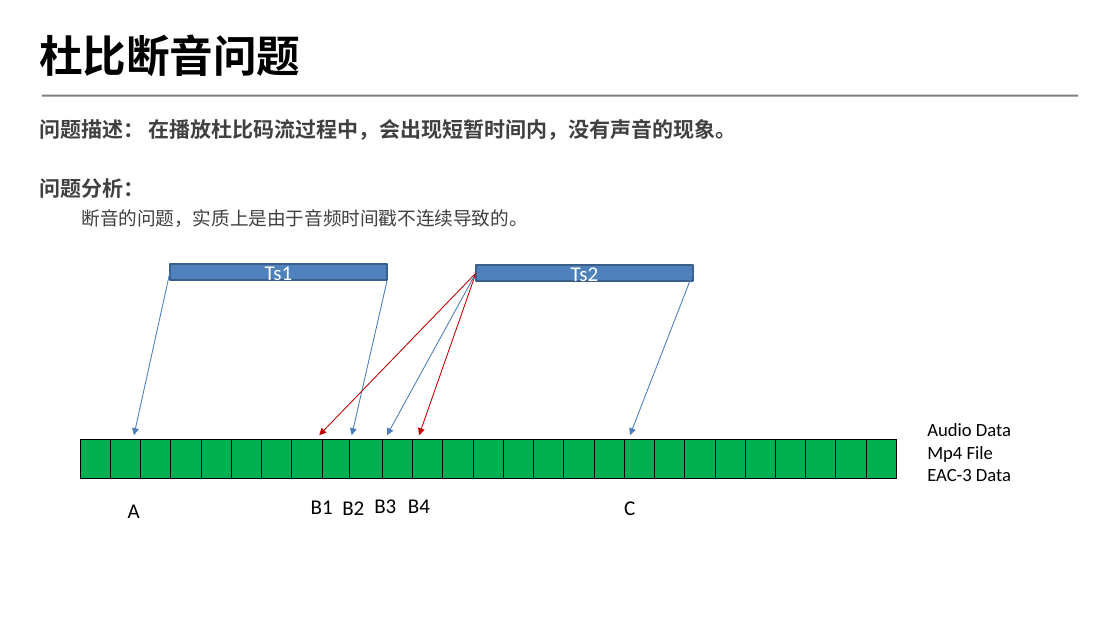
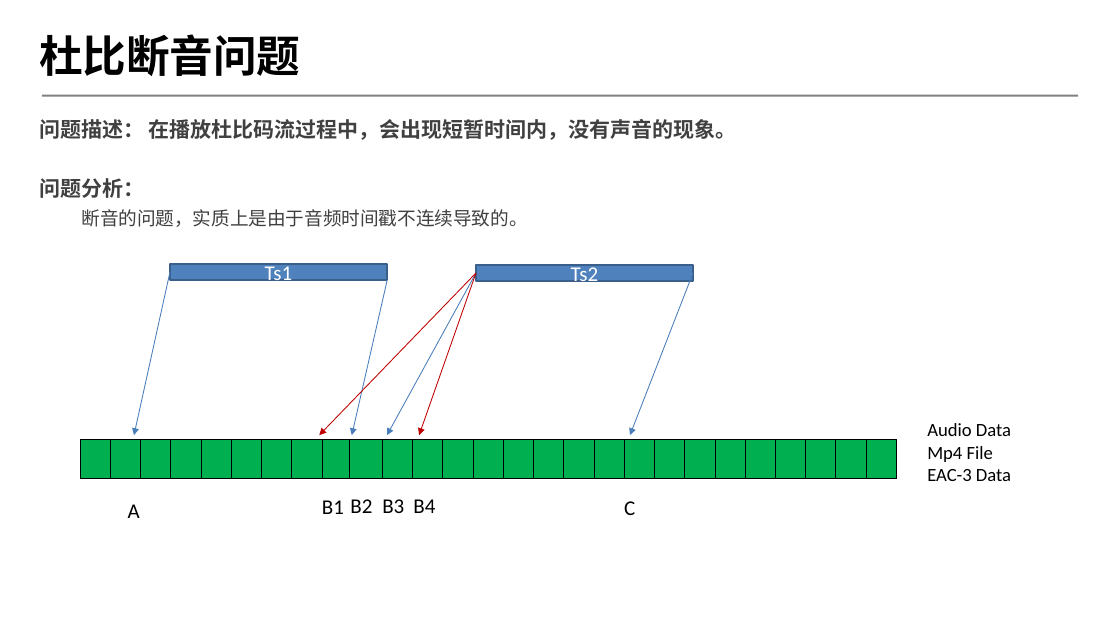
Before and after one commit to byrgyj/Document, a slide deck: slide 11 of ISO_IEC_Document/mpegts/ppt/2018-第四季度季度会报告.pptx. Drawn at 1120x630 pixels with LibreOffice and Linux fonts; fonts in the diff are those of the drawing; background and template pictures are left out. Boxes give left, top, right and bottom in pixels: in the first picture for what was removed or moved away, otherwise in the second. Text is boxed around its words. In the diff, an @@ line names an element or a change of style, - is before the commit and + after.

```diff
--- a/ISO_IEC_Document/mpegts/ppt/2018-第四季度季度会报告.pptx
+++ b/ISO_IEC_Document/mpegts/ppt/2018-第四季度季度会报告.pptx
@@ 3 texts: place and size @@
-3 texts at (311,499,396,515)
+3 texts at (322,499,404,514)
@@ text "B4": place and size @@
-text "B4" at (408,499,430,513)
+text "B4" at (413,499,435,513)
```
Also in this commit, not shown: 6 other slides changed.
